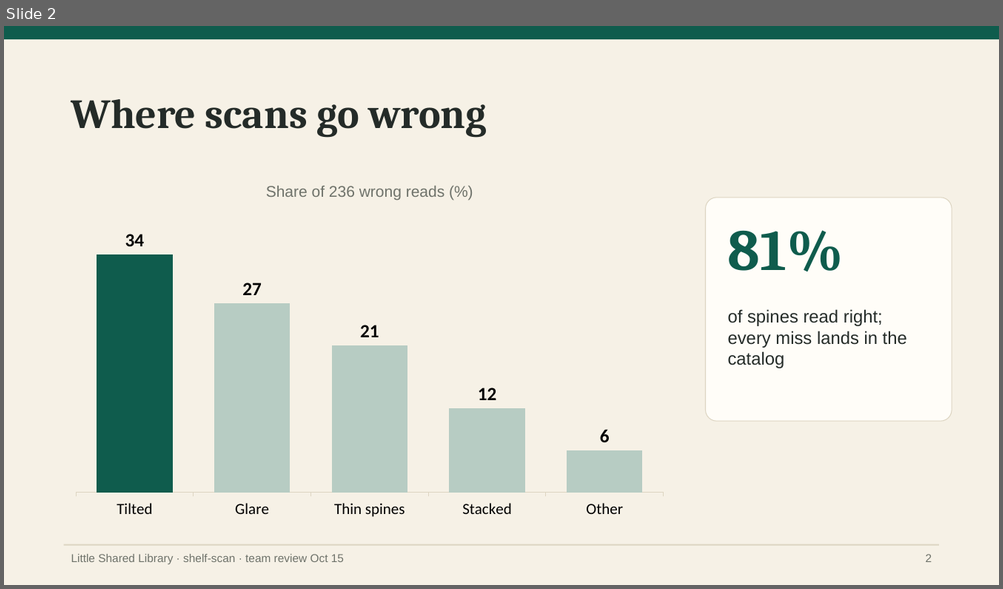
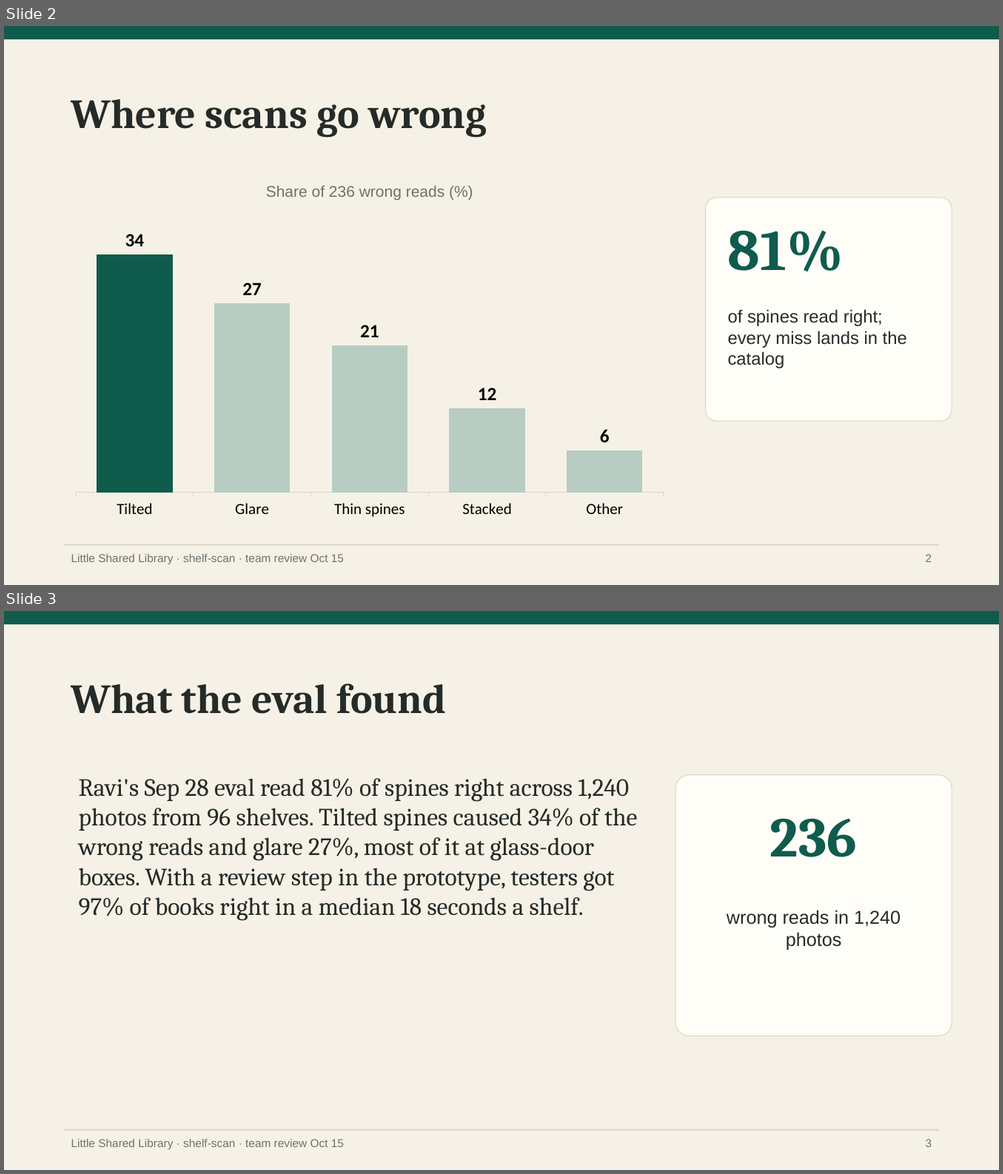
Before and after one commit to dudgeon/duo-v2, a slide deck: video/fixture/docs/docs/team-review-oct15.pptx. Shown one above the other, each under a label of ours: slide 2 before the commit, slides 2 and 3 after it. The pictures are 1003x589 and 1003x1174 pixels, drawn with LibreOffice and Linux fonts; fonts in the diff are those of the drawing. Boxes give left, top, right and bottom in pixels: in the first picture for what was removed or moved away, otherwise in the second. Text is boxed around its words. In the diff, an @@ line names an element or a change of style, - is before the commit and + after.

```diff
--- a/video/fixture/docs/docs/team-review-oct15.pptx
+++ b/video/fixture/docs/docs/team-review-oct15.pptx
@@ slide 3 added at (4, 611, 999, 1170), background #F6F1E6 @@
@@ rectangle added at (4, 611, 999, 624), fill #0F5C4D @@
@@ text added at (71, 684, 446, 714), 40 pt, text #242B28, bold @@
+What the eval found
@@ text added at (79, 778, 637, 921), 24 pt, text #242B28 @@
+Ravi's Sep 28 eval read 81% of spines right across 1,240 photos from 96 shelves. Tilted spines caused 34% of the wrong reads and glare 27%, most of it at glass-door boxes. With a review step in the prototype, testers got 97% of books right in a median 18 seconds a shelf.
@@ rounded rectangle added at (675, 775, 951, 1037), fill #FFFDF8, outline #DDD5C2 0.75 pt @@
@@ text added at (770, 818, 856, 857), 54 pt, text #0F5C4D, bold @@
+236
@@ text added at (726, 910, 900, 951), 18 pt, text #242B28 @@
+wrong reads in 1,240 photos
@@ rectangle added at (64, 1130, 939, 1131), fill #DDD5C2 @@
@@ text added at (71, 1139, 344, 1150), 11 pt, text #6E726A @@
+Little Shared Library · shelf-scan · team review Oct 15
@@ text added at (925, 1139, 932, 1147), 11 pt, text #6E726A @@
+3
```
Also in this commit, not shown: 4 slides changed, 23 other files.
